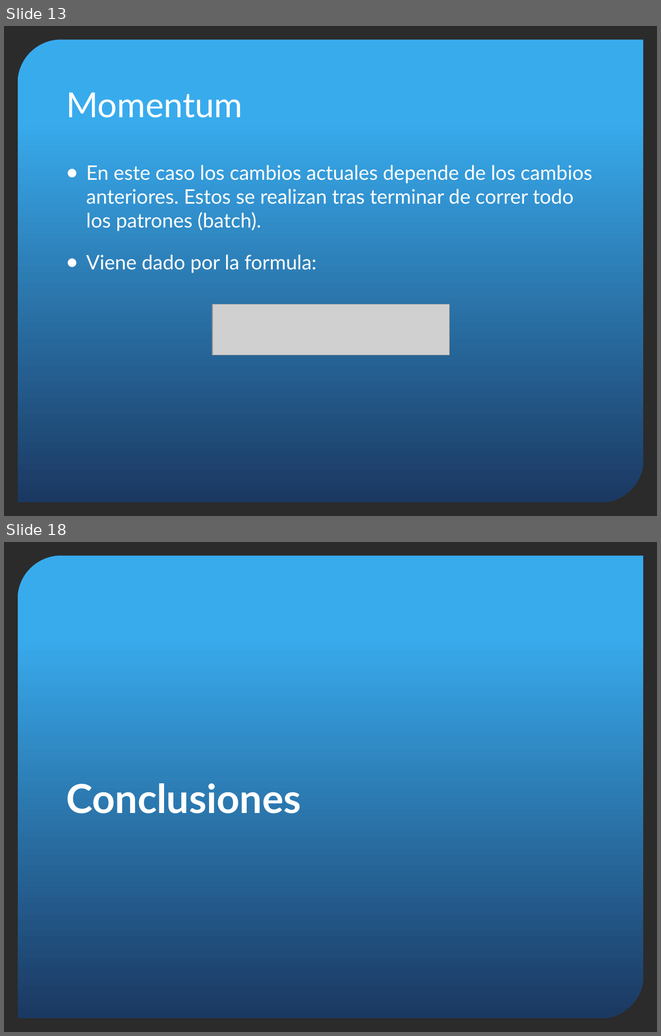
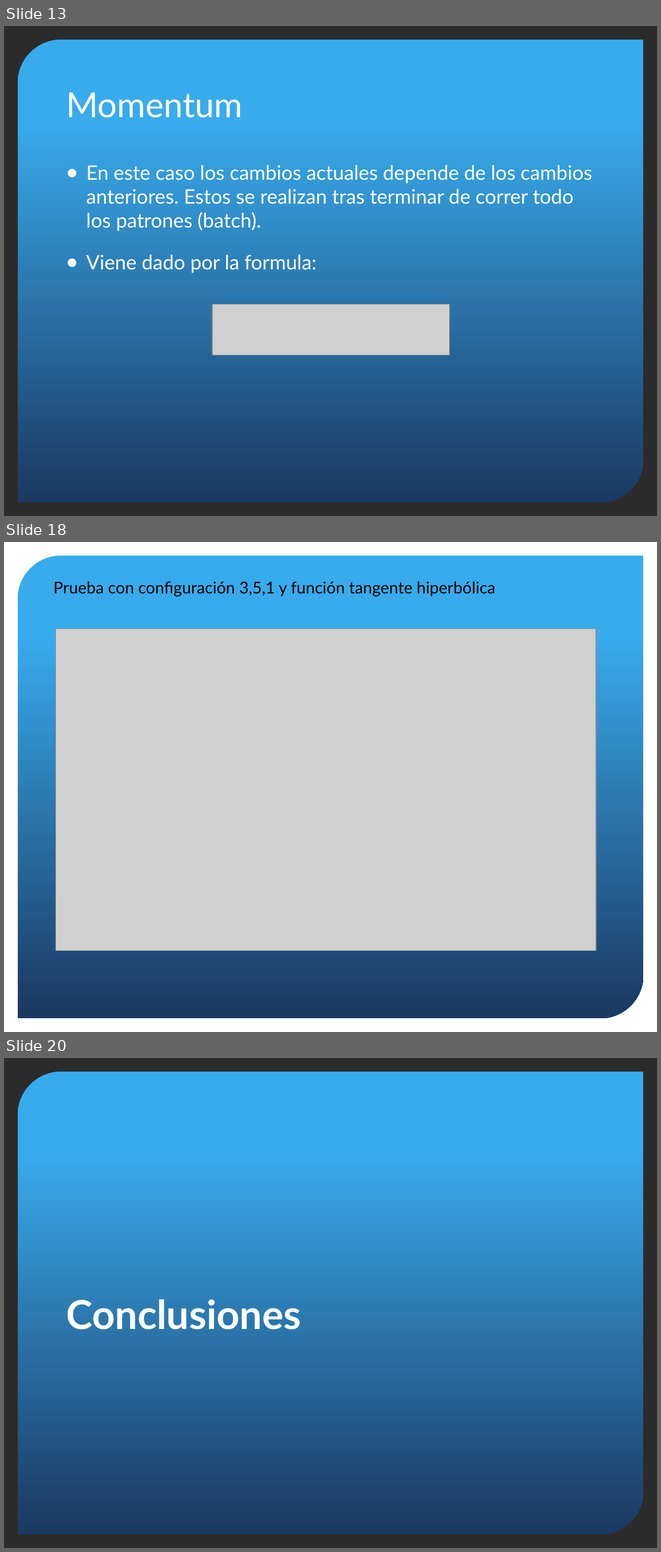
Before and after one commit to joseignaciosg/SIA-TP2, a slide deck: docs/SIA-TP2.pptx. Shown one above the other, each under a label of ours: slides 13 and 18 before the commit, slides 13, 18 and 20 after it; the slides between them are not shown. The pictures are 661x1036 and 661x1552 pixels, drawn with LibreOffice and Linux fonts; fonts in the diff are those of the drawing; grey boxes stand for pictures; background and template pictures are left out; a plain dark background stands for a picture behind light text. Boxes give left, top, right and bottom in pixels: in the first picture for what was removed or moved away, otherwise in the second. Text is boxed around its words. In the diff, an @@ line names an element or a change of style, - is before the commit and + after.

```diff
--- a/docs/SIA-TP2.pptx
+++ b/docs/SIA-TP2.pptx
@@ slide 18 added at [4, 542, 657, 1032], background picture (left out); not listed: 1 template element that a slide beside it also shows @@
@@ text added at [53, 581, 496, 597], 18 pt, text #000000 @@
+Prueba con configuración 3,5,1 y función tangente hiperbólica
@@ picture added at [55, 628, 596, 950] @@
@@ what was slide 18 is now slide 20 @@
```
Also in this commit, not shown: 5 slides changed, 3 other slides added, 2 slides removed.
